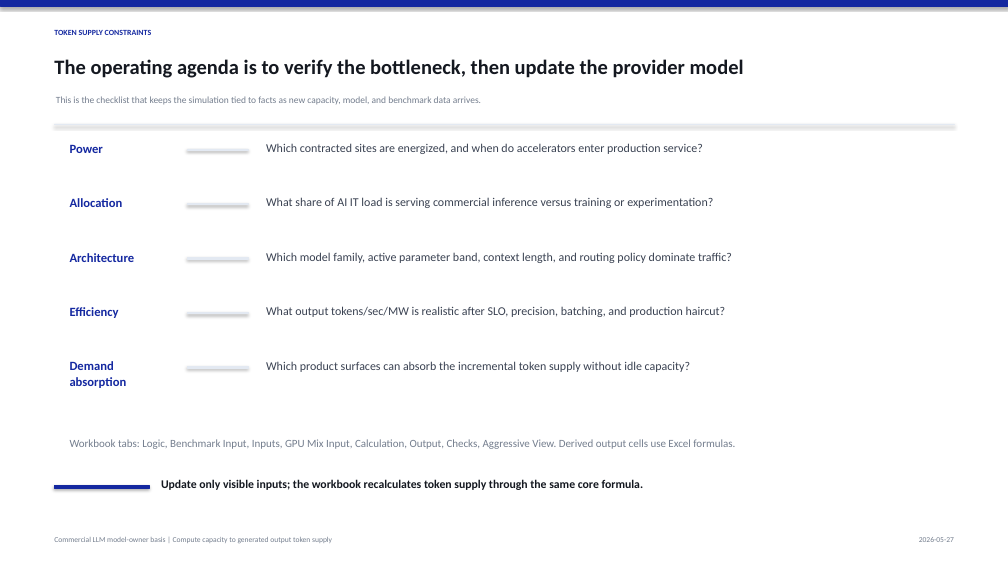
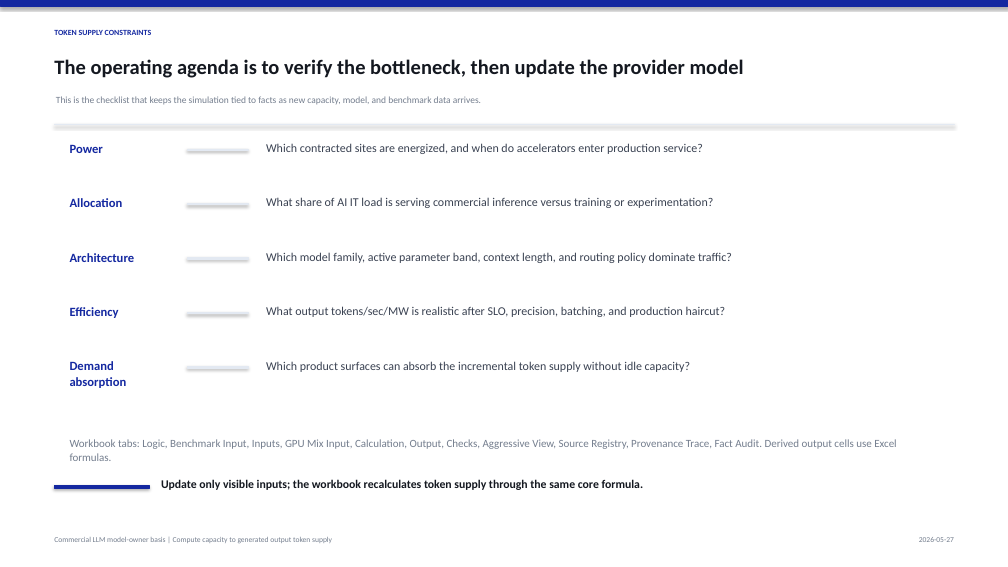
Before and after one commit to abcd00ou/Codex, a slide deck: slide 13 of llm_token_capacity_project/outputs/reports/llm_token_capacity_2026_2030.pptx (slide 12 before the commit). Drawn at 1008x567 pixels with LibreOffice and Linux fonts; fonts in the diff are those of the drawing. Boxes give left, top, right and bottom in pixels: in the first picture for what was removed or moved away, otherwise in the second. Text is boxed around its words. In the diff, an @@ line names an element or a change of style, - is before the commit and + after.

```diff
--- a/llm_token_capacity_project/outputs/reports/llm_token_capacity_2026_2030.pptx
+++ b/llm_token_capacity_project/outputs/reports/llm_token_capacity_2026_2030.pptx
@@ text at [70, 439, 896, 461]: text changed @@
-Workbook tabs: Logic, Benchmark Input, Inputs, GPU Mix Input, Calculation, Output, Checks, Aggressive View. Derived output cells use Excel formulas.
+Workbook tabs: Logic, Benchmark Input, Inputs, GPU Mix Input, Calculation, Output, Checks, Aggressive View, Source Registry, Provenance Trace, Fact Audit. Derived output cells use Excel formulas.
```
Also in this commit, not shown: 1 slide added, 20 other files.
